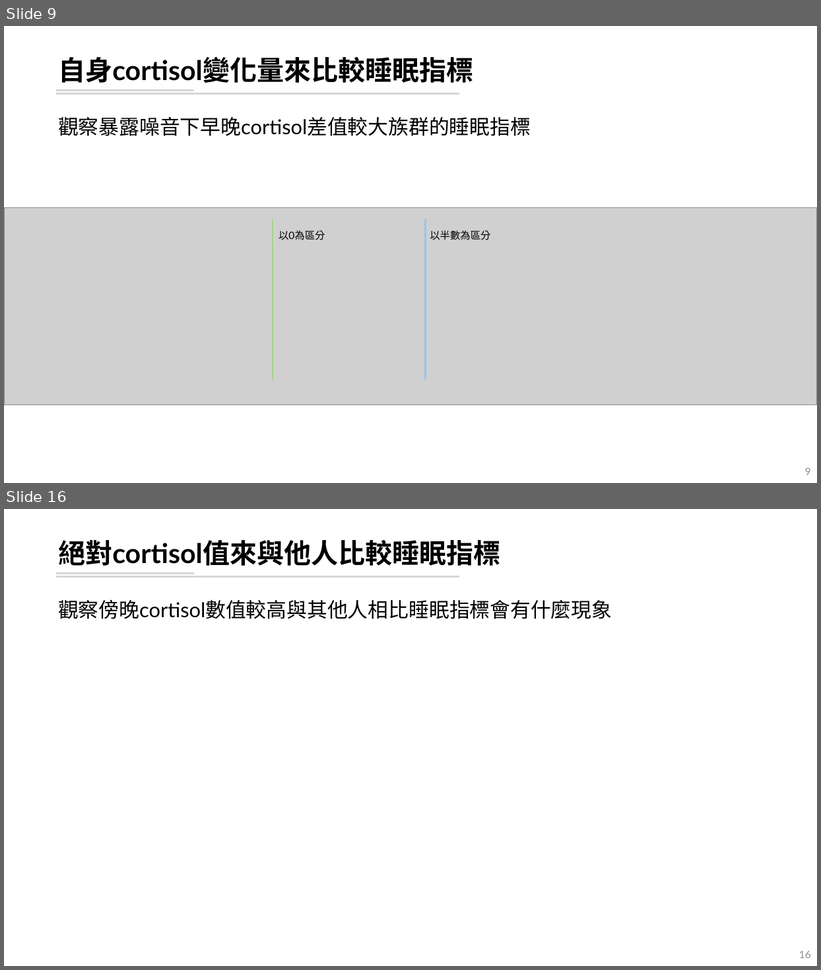
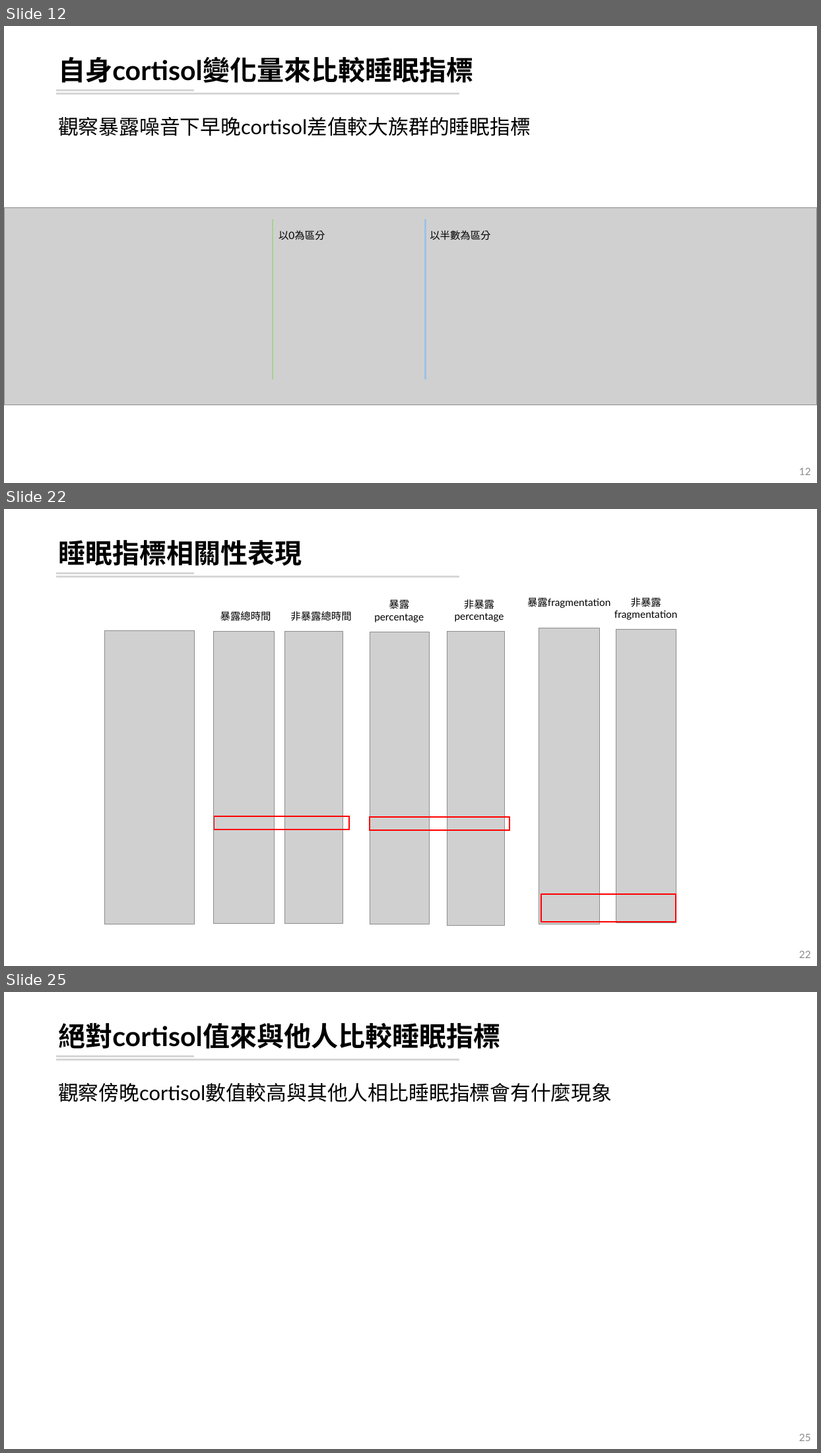
Before and after one commit to leooel97895750/REM_DataMining, a slide deck: 20210804_REM分析.pptx. Shown one above the other, each under a label of ours: slides 9 and 16 before the commit, slides 12, 22 and 25 after it; the slides between them are not shown. The pictures are 821x970 and 821x1453 pixels, drawn with LibreOffice and Linux fonts; fonts in the diff are those of the drawing; grey boxes stand for pictures. Boxes give left, top, right and bottom in pixels: in the first picture for what was removed or moved away, otherwise in the second. Text is boxed around its words. In the diff, an @@ line names an element or a change of style, - is before the commit and + after.

```diff
--- a/20210804_REM分析.pptx
+++ b/20210804_REM分析.pptx
@@ slide 22 added at (4, 509, 817, 966), background #FFFFFF; not listed: 2 template elements that a slide beside it also shows @@
@@ title added at (58, 540, 302, 566), 32 pt, text #000000, bold @@
+睡眠指標相關性表現
@@ text added at (374, 599, 424, 623), 12 pt, text #000000 @@
+暴露
+percentage
@@ text added at (455, 599, 504, 622), 12 pt, text #000000 @@
+非暴露
+percentage
@@ text added at (527, 597, 611, 608), 12 pt, text #000000 @@
+暴露fragmentation
@@ text added at (614, 597, 678, 620), 12 pt, text #000000 @@
+非暴露fragmentation
@@ text added at (220, 611, 271, 621), 12 pt, text #000000 @@
+暴露總時間
@@ text added at (290, 611, 351, 621), 12 pt, text #000000 @@
+非暴露總時間
@@ picture added at (104, 630, 195, 924) @@
@@ picture added at (214, 632, 275, 923) @@
@@ picture added at (284, 632, 343, 923) @@
@@ picture added at (370, 632, 430, 925) @@
@@ picture added at (447, 631, 505, 925) @@
@@ picture added at (539, 628, 599, 925) @@
@@ picture added at (616, 629, 677, 923) @@
@@ rectangle added at (215, 817, 349, 830), outline #FF0000 1.5 pt @@
@@ rectangle added at (370, 817, 510, 830), outline #FF0000 1.5 pt @@
@@ rectangle added at (541, 894, 677, 923), outline #FF0000 1.5 pt @@
@@ page number added at (799, 951, 811, 958), 12 pt, text #8C8C8C @@
+22
@@ what was slide 9 is now slide 12 @@
@@ page number at (799, 468, 811, 475): text changed @@
-9
+12
@@ what was slide 16 is now slide 25 @@
@@ page number at (799, 1434, 811, 1441): text changed @@
-16
+25
```
Also in this commit, not shown: 6 slides changed, 9 other slides added, 3 slides removed, 5 other files.
